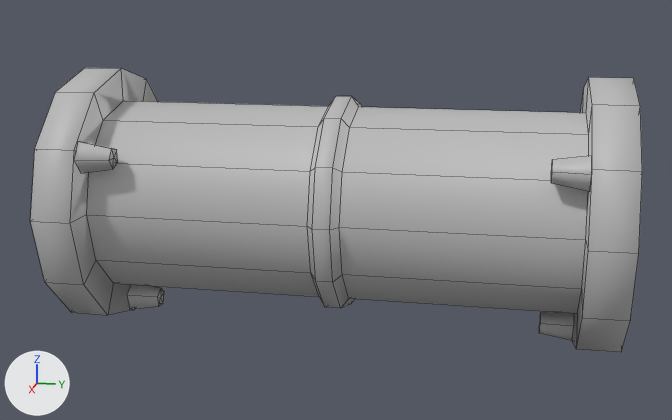
The FBX model Assets/Assets/NewAssets/EnvironmentPrision/Tube_Short_Variant_THREE_ASSET.fbx: old version first, new version second.
Rendered twice from a 50 mm camera at (54.11, 60.42, 5.08) aimed at (44.89, 58.58, 2.77). Lighting does not change. The marker at lower left points along +X, +Y and +Z. Mesh edges are drawn as thin lines. Where no turn or scale is listed for an object, it has been applied to the vertices.

Script lines for the objects in view, before the commit:
```python
me_mesh = bpy.data.meshes.new('Mesh')
me_mesh.from_pydata(...)  # 212 vertices, 216 faces; spans x -1.34..1.34, y -2.79..2.79, z -1.34..1.34
me_mesh.materials.append(mat_materialasset_2_mat)  # grey #bcbcbc
ob_tube_short_variant_three_asset = bpy.data.objects.new('Tube_Short_Variant_THREE_ASSET', me_mesh)
ob_tube_short_variant_three_asset.location = (44.86, 58.651, 2.844)
```
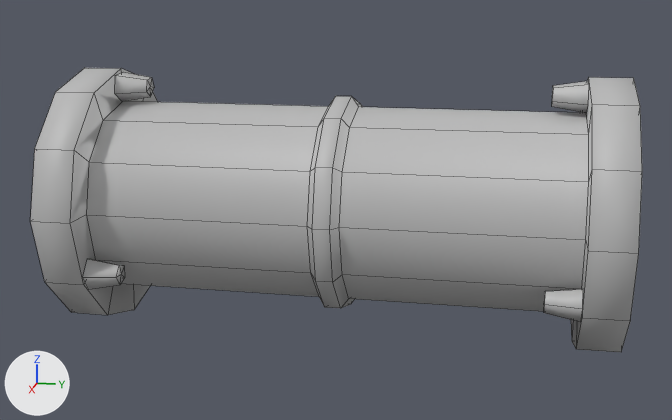
Where the change shows, as pixel boxes (x1, y1, x2, y2) in the pictures (672 x 420 px; the box of a moved part takes in the faces that stretch with it):
part 1 of me_mesh, moved or reshaped: before (539, 312, 574, 341); after (552, 81, 589, 113)
part 2 of me_mesh, moved or reshaped: before (551, 156, 592, 191); after (544, 289, 583, 322)
part 3 of me_mesh, moved or reshaped: before (127, 284, 164, 309); after (115, 72, 154, 101)
part 4 of me_mesh, moved or reshaped: before (74, 142, 118, 173); after (83, 259, 125, 289)

What the commit changed:
me_mesh has 212 vertices, 216 faces and spans x -1.34..1.34, y -2.79..2.79, z -1.34..1.34.
me_mesh is used by ob_tube_short_variant_three_asset; location (44.86, 58.651, 2.844).
me_mesh part 1: the loose piece of 11 vertices spanning x -0.15..0.17, y 2.05..2.38, z -1.3..-1.0 is turned -177.4 degrees about the y axis through the mesh origin.
me_mesh part 2: the loose piece of 11 vertices spanning x 0.86..1.17, y 2.05..2.38, z 0.46..0.77 is turned 76 degrees about the y axis through its middle, then moved by (-0.01, 0.0, -1.22).
me_mesh part 3: the loose piece of 11 vertices spanning x -0.13..0.18, y -2.38..-2.05, z -1.3..-1.0 is scaled about its middle by (0.999, 1, -0.999), then moved by (0.02, 0.0, 2.3).
me_mesh part 4: the loose piece of 11 vertices spanning x 0.88..1.18, y -2.38..-2.05, z 0.43..0.74 is mirrored in z about its middle, then moved by (-0.02, 0.0, -1.18).
